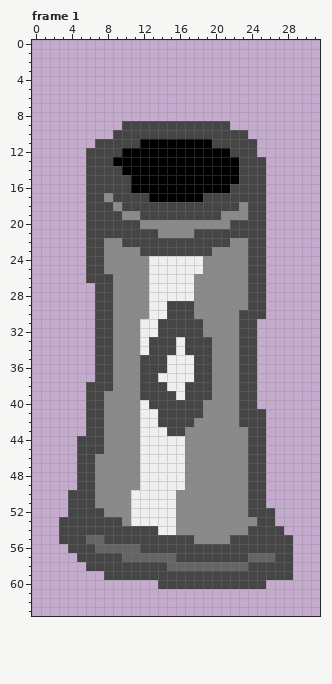
A pixel-art file gets an edit: assets/1x2 Items.ase. Above, as it was before the edit.
32x64 pixels, 1 frame. Shown: frame 1. The commit also changed other frames, which this record leaves out.
The same view after the edit:
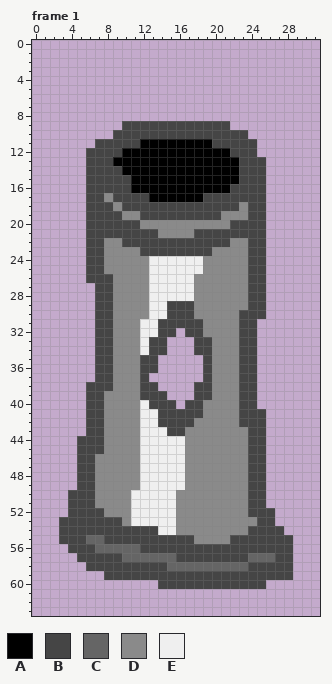
Palette (. is transparent): A #000000  B #454545  C #656565  D #8a8a8a  E #efefef
Change:
--- frame 1, layer "vambrace"
@@ x 11..20 @@
 31 DEEBBBBBDD
-32 DEEBBBBBDD
-33 DEBBBEBBBD
-34 DEBBBEBBBD
-35 DBBBEEEBBD
-36 DBBBEEEBBD
-37 DBBEEEEBBD
-38 DBBBEEBBBD
-39 DBBBBEBBBD
-40 DEBBBBBBDD
+32 DEEBB.BBDD
+33 DEBB...BBD
+34 DEBB...BBD
+35 DBB.....BD
+36 DBB.....BD
+37 DB......BD
+38 DBB....BBD
+39 DBBB...BBD
+40 DEBBB.BBDD
 41 DEEBBBBBDD
